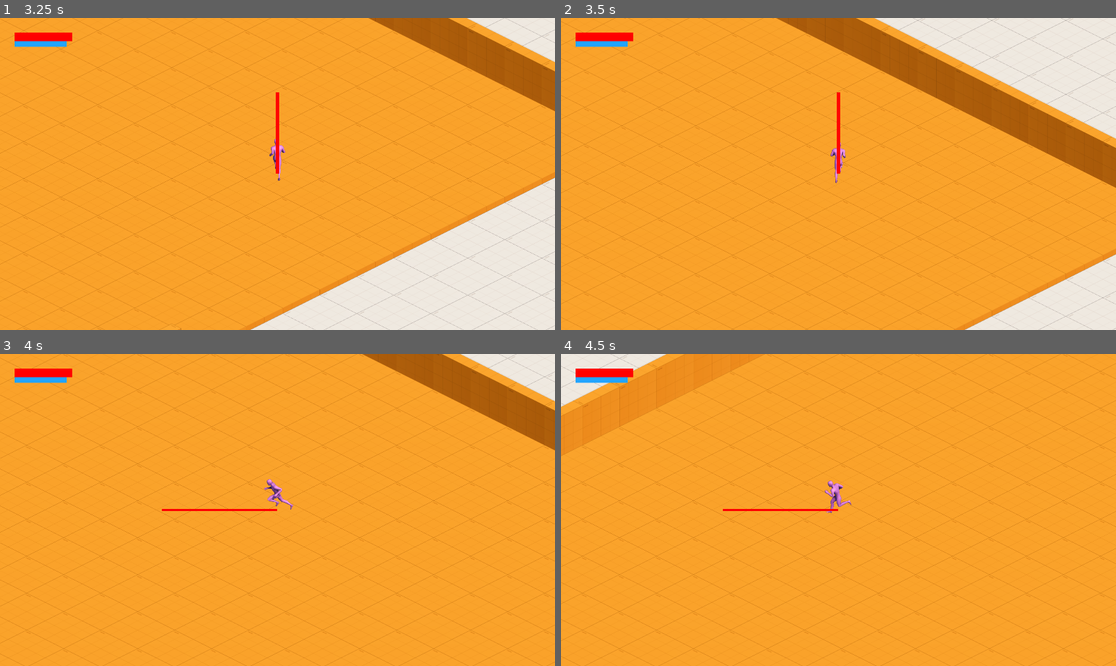
Above: before the commit, frames 1-4 (two rows, left to right).
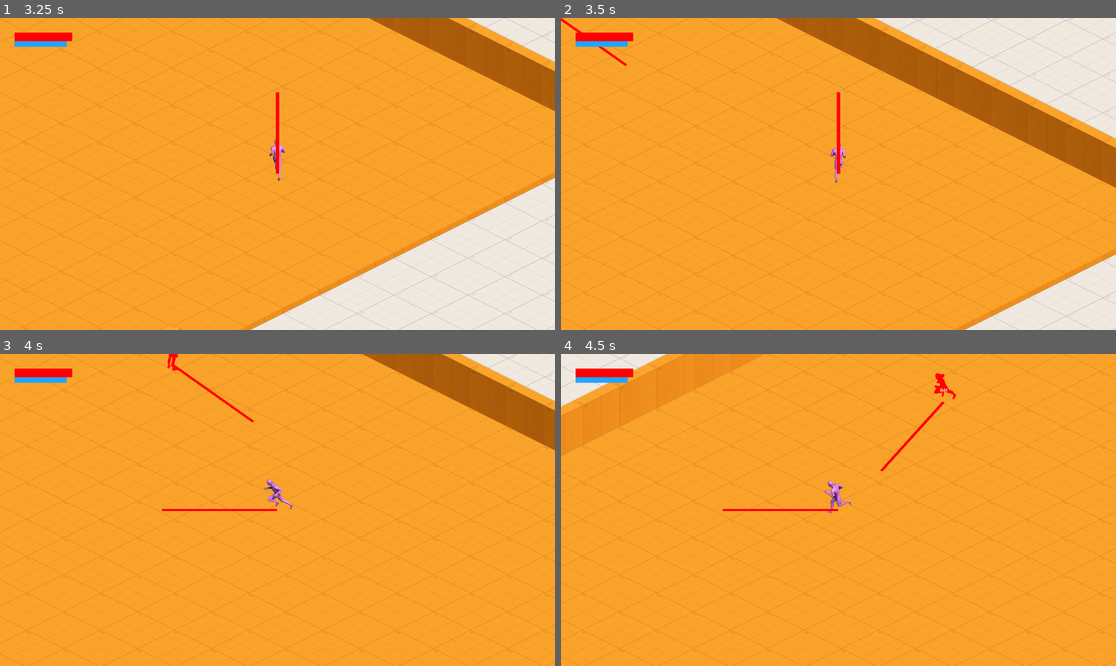
Above: after the commit, the same moments.

Repository: InjustFr/natures-champion
Game: Godot game, scene res://game.tscn
Two runs of this game, one before a commit and one after it. Both use one fixed random seed, a clock stepped at 60 frames per second and the inputs below.
Inputs (mouse positions are in pixels of both pictures, inside the frame that each line leads up to):
- Up to frame 1 (3.25 s): tap Enter at 0.5 s; move the mouse to (399, 158) at 0.52 s; hold D (move_right) 0.53-1.28 s; hold Space (dash) 0.53-1.28 s; tap R (transform) at 0.8, 1.35, 2.3 s; move the mouse to (166, 189) at 1.27 s; hold S (move_down) 1.28-2.03 s; tap Space (dash) at 1.55, 3.05 s; move the mouse to (333, 105) at 2.02 s; press the mouse at (333, 105) at 2.03 s; hold D (move_right) 2.03-2.78 s; move the mouse to (249, 236) at 2.77 s; release the mouse at (249, 236) at 2.78 s; hold W (move_up) from 2.78 s (still down); tap O (cast) at 2.85 s
- Up to frame 2 (3.5 s): keep holding W (move_up)
- Up to frame 3 (4 s): move the mouse to (444, 556) at 3.52 s; release W (move_up) at 3.53 s; hold A (move_left) from 3.53 s (still down); hold Space (dash) from 3.53 s (still down); tap R (transform) at 3.8 s
- Up to frame 4 (4.5 s): keep holding A (move_left); move the mouse to (672, 463) at 4.27 s; release Space (dash) at 4.28 s; tap E (interact) at 4.35 s

Frame 1 is identical in both runs. In frame 2, less than 0.1% of the frame differs, in the area x 0-12%, y 0-16%; in frame 3, 0.2%; in frame 4, 0.3%, in the area x 57-72%, y 6-38%.
Error before the commit: Invalid access to property or key 'speed' on a base object of type 'Nil'. (res://entities/player/components/dashing_component.gd:19)

Commit message:
feat(core): add enemy prototype

Diff:
--- a/entities/components/eight_direction_animated_sprite_component.gd
+++ b/entities/components/eight_direction_animated_sprite_component.gd
@@ -9,8 +9,6 @@
 
 
 func _ready() -> void:
-	@warning_ignore("return_value_discarded")
-	stats_component.stats_changed.connect(_on_stats_changed)
 	play()
 
 
@@ -28,9 +26,3 @@
 	index %= 8
 
 	return index
-
-
-@export var stats_component: StatsComponent
-
-func _on_stats_changed(new_stats: Stats) -> void:
-	sprite_frames = new_stats.texture
--- /dev/null
+++ b/entities/components/pathfinding_component.gd
@@ -0,0 +1,33 @@
+extends NavigationAgent2D
+
+
+class_name PathfindingComponent
+
+
+@export var velocity_component : VelocityComponent
+@export var speed_component : SpeedComponent
+@export var agent: Node2D
+
+var target : Vector2 = Vector2.INF
+
+
+func _ready() -> void:
+	@warning_ignore("return_value_discarded")
+	velocity_computed.connect(_safe_velocity_calculated)
+	max_speed = speed_component.speed
+
+
+func _physics_process(_delta: float) -> void:
+	if target == Vector2.INF:
+		return
+
+	target_position = target
+
+	var current_agent_position: Vector2 = agent.global_position
+	var next_path_position: Vector2 = get_next_path_position()
+
+	set_velocity(current_agent_position.direction_to(next_path_position) * speed_component.speed)
+
+
+func _safe_velocity_calculated(safe_velocity: Vector2) -> void:
+	velocity_component.velocity = safe_velocity
--- /dev/null
+++ b/entities/components/player_tracking_component.gd
@@ -0,0 +1,19 @@
+class_name PlayerTrackingComponent
+extends Node
+
+
+@export var orientation_component : OrientationComponent
+@export var velocity_component : VelocityComponent
+@export var agent: Node2D
+
+var target : Node2D
+
+
+func _process(_delta: float) -> void:
+	if is_instance_valid(target) and target is Player:
+		orientation_component.orientation = Utils.inverse_transform_matrix * (
+			target.global_position
+			- agent.global_position
+		)
+	else:
+		orientation_component.orientation = velocity_component.velocity
--- /dev/null
+++ b/entities/enemies/corrupted_hog/corrupted_hog.gd
@@ -0,0 +1,74 @@
+class_name CorruptedHog
+extends CharacterBody2D
+
+
+@onready var orientation_component: OrientationComponent = $OrientationComponent
+@onready var velocity_component: VelocityComponent = $VelocityComponent
+@onready var eight_direction_animated_sprite_component: EightDirectionAnimatedSpriteComponent = $EightDirectionAnimatedSpriteComponent
+@onready var player_detect_area_2d: Area2D = $PlayerDetectArea2D
+@onready var player_tracking_component: PlayerTrackingComponent = $PlayerTrackingComponent
+@onready var pathfinding_component: PathfindingComponent = $PathfindingComponent
+@onready var line_2d: Line2D = $Line2D
+
+var player: Player
+
+var state_machine: StateMachine = StateMachine.new()
+
+func _ready() -> void:
+	@warning_ignore("return_value_discarded")
+	player_detect_area_2d.body_entered.connect(_on_player_entered)
+	@warning_ignore("return_value_discarded")
+	player_detect_area_2d.body_exited.connect(_on_player_exited)
+
+	state_machine.add_state("idle", _idle, _idle_enter, Callable())
+	state_machine.add_state("follow", _follow, Callable(), Callable())
+	state_machine.set_initial_state("idle")
+
+
+func _process(_delta: float) -> void:
+	if player:
+		player_tracking_component.target = player
+		pathfinding_component.target = player.global_position
+
+
+func _physics_process(_delta: float) -> void:
+	line_2d.transform = Utils.transform_matrix * Transform2D(orientation_component.orientation.angle(), Vector2(0,0))
+	state_machine.update()
+
+	eight_direction_animated_sprite_component.animation_name = "idle"
+	if velocity:
+		eight_direction_animated_sprite_component.animation_name = "walk"
+
+	@warning_ignore("return_value_discarded")
+	move_and_slide()
+
+
+func _on_player_entered(body: Node2D) -> void:
+	if body is Player:
+		player = body
+		state_machine.change_state("follow")
+
+
+func _on_player_exited(body: Node2D) -> void:
+	if body is Player:
+		player = null
+		state_machine.change_state("idle")
+
+
+func _idle_enter() -> void:
+	velocity_component.velocity = Vector2(0,0)
+	velocity = Vector2(0,0)
+	player_tracking_component.target = null
+	pathfinding_component.target = Vector2.INF
+
+
+func _idle() -> void:
+	pass
+
+
+func _follow() -> void:
+	if player:
+		player_tracking_component.target = player
+		pathfinding_component.target = player.global_position
+
+	velocity = velocity_component.velocity
--- /dev/null
+++ b/entities/enemies/corrupted_hog/corrupted_hog.tscn
@@ -0,0 +1,161 @@
+[gd_scene load_steps=20 format=3 uid="uid://dh3c23gc22bw0"]
+
+[ext_resource type="Script" path="res://entities/components/orientation_component.gd" id="1_gs01y"]
+[ext_resource type="Script" path="res://entities/enemies/corrupted_hog/corrupted_hog.gd" id="1_jsgx0"]
+[ext_resource type="Script" path="res://entities/components/speed_component.gd" id="2_ogfgn"]
+[ext_resource type="Script" path="res://entities/components/velocity_component.gd" id="2_so3sr"]
+[ext_resource type="SpriteFrames" uid="uid://cw03e80wm2qf1" path="res://entities/player/assets/player.tres" id="3_oya5j"]
+[ext_resource type="Script" path="res://entities/components/eight_direction_animated_sprite_component.gd" id="4_rl64h"]
+[ext_resource type="Script" path="res://entities/components/resource_component.gd" id="5_r8mxg"]
+[ext_resource type="Script" path="res://entities/components/hurtbox_component.gd" id="6_5bdfu"]
+[ext_resource type="Script" path="res://entities/components/damage_component.gd" id="7_lprm3"]
+[ext_resource type="Script" path="res://entities/components/player_tracking_component.gd" id="10_ssgwl"]
+[ext_resource type="Script" path="res://entities/components/pathfinding_component.gd" id="11_jogcr"]
+
+[sub_resource type="CircleShape2D" id="CircleShape2D_bbb5o"]
+radius = 29.0172
+
+[sub_resource type="VisualShaderNodeColorOp" id="VisualShaderNodeColorOp_7xj3m"]
+output_port_for_preview = 0
+default_input_values = [0, Vector3(255, 0, 0), 1, Vector3(0, 0, 0)]
+expanded_output_ports = [0]
+
+[sub_resource type="VisualShaderNodeInput" id="VisualShaderNodeInput_ohtdp"]
+input_name = "color"
+
+[sub_resource type="VisualShaderNodeVectorOp" id="VisualShaderNodeVectorOp_xl46d"]
+operator = 2
+
+[sub_resource type="VisualShader" id="VisualShader_m8cr2"]
+code = "shader_type canvas_item;
+render_mode blend_mix;
+
+
+
+
+void fragment() {
+// Input:3
+	vec4 n_out3p0 = COLOR;
+
+
+// ColorOp:2
+	vec3 n_in2p0 = vec3(255.00000, 0.00000, 0.00000);
+	vec3 n_in2p1 = vec3(0.00000, 0.00000, 0.00000);
+	vec3 n_out2p0 = vec3(1.0) - (vec3(1.0) - n_in2p0) * (vec3(1.0) - n_in2p1);
+
+
+// VectorOp:4
+	vec3 n_out4p0 = vec3(n_out3p0.xyz) * n_out2p0;
+
+
+// Output:0
+	COLOR.rgb = n_out4p0;
+
+
+}
+"
+mode = 1
+flags/light_only = false
+nodes/fragment/2/node = SubResource("VisualShaderNodeColorOp_7xj3m")
+nodes/fragment/2/position = Vector2(-1020, 500)
+nodes/fragment/3/node = SubResource("VisualShaderNodeInput_ohtdp")
+nodes/fragment/3/position = Vector2(-1140, 240)
+nodes/fragment/4/node = SubResource("VisualShaderNodeVectorOp_xl46d")
+nodes/fragment/4/position = Vector2(-464.621, 180.27)
+nodes/fragment/connections = PackedInt32Array(2, 0, 4, 1, 3, 0, 4, 0, 4, 0, 0, 0)
+
+[sub_resource type="ShaderMaterial" id="ShaderMaterial_kb42j"]
+shader = SubResource("VisualShader_m8cr2")
+
+[sub_resource type="CapsuleShape2D" id="CapsuleShape2D_t51wo"]
+radius = 39.0
+height = 162.0
+
+[sub_resource type="CapsuleShape2D" id="CapsuleShape2D_8gu72"]
+radius = 32.0
+height = 74.0
+
+[node name="CorruptedHog" type="CharacterBody2D"]
+collision_layer = 4
+collision_mask = 3
+script = ExtResource("1_jsgx0")
+
+[node name="CollisionShape2D" type="CollisionShape2D" parent="."]
+position = Vector2(0, 10)
+shape = SubResource("CircleShape2D_bbb5o")
+
+[node name="SpeedComponent" type="Node" parent="."]
+script = ExtResource("2_ogfgn")
+speed = 400.0
+
+[node name="OrientationComponent" type="Node" parent="."]
+script = ExtResource("1_gs01y")
+
+[node name="VelocityComponent" type="Node" parent="."]
+script = ExtResource("2_so3sr")
+
+[node name="PlayerTrackingComponent" type="Node" parent="." node_paths=PackedStringArray("orientation_component", "velocity_component", "agent")]
+script = ExtResource("10_ssgwl")
+orientation_component = NodePath("../OrientationComponent")
+velocity_component = NodePath("../VelocityComponent")
+agent = NodePath("..")
+
+[node name="PathfindingComponent" type="NavigationAgent2D" parent="." node_paths=PackedStringArray("velocity_component", "speed_component", "agent")]
+target_desired_distance = 50.0
+avoidance_enabled = true
+script = ExtResource("11_jogcr")
+velocity_component = NodePath("../VelocityComponent")
+speed_component = NodePath("../SpeedComponent")
+agent = NodePath("..")
+
+[node name="EightDirectionAnimatedSpriteComponent" type="AnimatedSprite2D" parent="." node_paths=PackedStringArray("_orientation_component")]
+material = SubResource("ShaderMaterial_kb42j")
+position = Vector2(0, -178)
+sprite_frames = ExtResource("3_oya5j")
+animation = &"idle0"
+script = ExtResource("4_rl64h")
+_orientation_component = NodePath("../OrientationComponent")
+zero_vector = Vector2(0, -1)
+
+[node name="ResourceComponent" type="Node" parent="."]
+script = ExtResource("5_r8mxg")
+value_max = 10
+
+[node name="HurtboxComponent" type="Area2D" parent="." node_paths=PackedStringArray("health_component")]
+collision_layer = 0
+collision_mask = 2
+script = ExtResource("6_5bdfu")
+health_component = NodePath("../ResourceComponent")
+
+[node name="CollisionShape2D" type="CollisionShape2D" parent="HurtboxComponent"]
+position = Vector2(1, -41)
+shape = SubResource("CapsuleShape2D_t51wo")
+
+[node name="DamageComponent" type="Area2D" parent="."]
+collision_layer = 4
+collision_mask = 0
+script = ExtResource("7_lprm3")
+damage = 5
+
+[node name="CollisionShape2D" type="CollisionShape2D" parent="DamageComponent"]
+position = Vector2(3, -11)
+shape = SubResource("CapsuleShape2D_8gu72")
+
+[node name="Label" type="Label" parent="."]
+offset_left = -19.0
+offset_top = -53.0
+offset_right = 21.0
+offset_bottom = -30.0
+text = "C.H"
+horizontal_alignment = 1
+
+[node name="PlayerDetectArea2D" type="Area2D" parent="."]
+collision_layer = 0
+collision_mask = 2
+
+[node name="CollisionPolygon2D" type="CollisionPolygon2D" parent="PlayerDetectArea2D"]
+polygon = PackedVector2Array(-1024, 0, -886, -256, -724, -362, -512, -444, 0, -512, 512, -444, 724, -362, 886, -256, 1024, 0, 886, 256, 724, 362, 512, 444, 0, 512, -512, 444, -724, 362, -886, 256)
+
+[node name="Line2D" type="Line2D" parent="."]
+points = PackedVector2Array(0, 0, 400, 0)
+default_color = Color(1, 0, 0, 1)
--- a/entities/player/components/dashing_component.gd
+++ b/entities/player/components/dashing_component.gd
@@ -1,7 +1,7 @@
 class_name DashingComponent
 extends Timer
 
-@export var speed_component: SpeedComponent
+@export var stats_component: StatsComponent
 
 @export var dash_multiplier: float = 1.5;
 
@@ -16,9 +16,9 @@
 		_start_dash()
 
 func _start_dash() -> void:
-	speed_component.speed = speed_component.speed * dash_multiplier
+	stats_component.stats.speed = stats_component.stats.speed * dash_multiplier
 	start()
 
 
 func _end_dash() -> void:
-	speed_component.speed = speed_component.speed / dash_multiplier
+	stats_component.stats.speed = stats_component.stats.speed / dash_multiplier
--- a/entities/player/components/stats_component.gd
+++ b/entities/player/components/stats_component.gd
@@ -14,6 +14,10 @@
 
 var stats_upgrade: Array[Stats] = []
 var form_stats_upgrade: Array[Stats] = []
+
+
+func _ready() -> void:
+	stats_changed.emit(_calculate_stats())
 
 
 func _calculate_stats() -> Stats:
--- a/entities/player/components/weapon_component.gd
+++ b/entities/player/components/weapon_component.gd
@@ -10,6 +10,7 @@
 func _ready() -> void:
 	@warning_ignore("return_value_discarded")
 	stats_component.stats_changed.connect(_on_stats_changed)
+	_on_stats_changed(stats_component.stats)
 
 
 func _unhandled_input(event: InputEvent) -> void:
--- a/entities/player/player.gd
+++ b/entities/player/player.gd
@@ -10,6 +10,12 @@
 @onready var eight_direction_animated_sprite_component: EightDirectionAnimatedSpriteComponent = %EightDirectionAnimatedSpriteComponent
 @onready var player_upgrades_component: PlayerUpgradesComponent = $PlayerUpgradesComponent
 @onready var speed_upgrade: PlayerUpgrade = preload("res://entities/player/upgrades/speed_upgrade.tres")
+@onready var stats_component: StatsComponent = $StatsComponent
+
+
+func _ready() -> void:
+	@warning_ignore("return_value_discarded")
+	stats_component.stats_changed.connect(_on_stats_changed)
 
 func _physics_process(_delta: float) -> void:
 	line.transform = Utils.transform_matrix * Transform2D(orientation_component.orientation.angle(), Vector2(0,0))
@@ -25,3 +31,7 @@
 
 	@warning_ignore("return_value_discarded")
 	move_and_slide()
+
+
+func _on_stats_changed(new_stats: Stats) -> void:
+	eight_direction_animated_sprite_component.sprite_frames = new_stats.texture
--- a/entities/player/player.tscn
+++ b/entities/player/player.tscn
@@ -61,7 +61,7 @@
 
 [node name="Camera2D" type="Camera2D" parent="."]
 
-[node name="EightDirectionAnimatedSpriteComponent" type="AnimatedSprite2D" parent="." node_paths=PackedStringArray("_orientation_component", "stats_component")]
+[node name="EightDirectionAnimatedSpriteComponent" type="AnimatedSprite2D" parent="." node_paths=PackedStringArray("_orientation_component")]
 unique_name_in_owner = true
 position = Vector2(0, -178)
 sprite_frames = ExtResource("2_mdhno")
@@ -69,7 +69,6 @@
 script = ExtResource("3_hxrpy")
 _orientation_component = NodePath("../OrientationComponent")
 zero_vector = Vector2(0, -1)
-stats_component = NodePath("../StatsComponent")
 
 [node name="AnimalTransformComponent" parent="." node_paths=PackedStringArray("stats_component") instance=ExtResource("14_mm6ol")]
 animal_transform = ExtResource("15_v8onr")
@@ -79,11 +78,12 @@
 script = ExtResource("5_2tj72")
 stats = ExtResource("6_8nrwu")
 
-[node name="DashingComponent" type="Timer" parent="."]
+[node name="DashingComponent" type="Timer" parent="." node_paths=PackedStringArray("stats_component")]
 process_callback = 0
 wait_time = 0.15
 one_shot = true
 script = ExtResource("91_etbmg")
+stats_component = NodePath("../StatsComponent")
 dash_multiplier = 4.0
 
 [node name="PlayerInputComponent" type="Node" parent="." node_paths=PackedStringArray("orientation_component", "velocity_component", "stats_component")]
@@ -107,6 +107,16 @@
 
 [node name="ManaComponent" type="Node" parent="."]
 script = ExtResource("10_ctqtp")
+
+[node name="WeaponComponent" type="Node" parent="." node_paths=PackedStringArray("spawning_entity", "stats_component")]
+script = ExtResource("13_6elsm")
+spawning_entity = NodePath("..")
+stats_component = NodePath("../StatsComponent")
+
+[node name="PlayerUpgradesComponent" type="Node" parent="." node_paths=PackedStringArray("stats_component", "player")]
+script = ExtResource("16_h4ngf")
+stats_component = NodePath("../StatsComponent")
+player = NodePath("..")
 
 [node name="GUI" type="Control" parent="."]
 layout_mode = 3
@@ -156,13 +166,3 @@
 show_percentage = false
 script = ExtResource("11_wy6bw")
 resource_component = NodePath("../../../../ManaComponent")
-
-[node name="WeaponComponent" type="Node" parent="." node_paths=PackedStringArray("spawning_entity", "stats_component")]
-script = ExtResource("13_6elsm")
-spawning_entity = NodePath("..")
-stats_component = NodePath("../StatsComponent")
-
-[node name="PlayerUpgradesComponent" type="Node" parent="." node_paths=PackedStringArray("stats_component", "player")]
-script = ExtResource("16_h4ngf")
-stats_component = NodePath("../StatsComponent")
-player = NodePath("..")
--- a/entities/player/upgrades/speed_upgrade.tres
+++ b/entities/player/upgrades/speed_upgrade.tres
@@ -8,12 +8,14 @@
 speed = 0.0
 bonus_damage = 0.0
 bonus_secondary_damage = 0.0
+transformation_stats = false
 
 [sub_resource type="Resource" id="Resource_bh0nl"]
 script = ExtResource("1_lqo3e")
 speed = 600.0
 bonus_damage = 0.0
 bonus_secondary_damage = 0.0
+transformation_stats = false
 
 [resource]
 script = ExtResource("1_o2igc")
--- a/entities/projectiles/staff_projectile/staff_projectile.tscn
+++ b/entities/projectiles/staff_projectile/staff_projectile.tscn
@@ -3,7 +3,7 @@
 [ext_resource type="Script" path="res://entities/projectiles/staff_projectile/staff_projectile.gd" id="1_8dshf"]
 [ext_resource type="Script" path="res://entities/components/velocity_component.gd" id="1_kbsve"]
 [ext_resource type="Script" path="res://entities/components/damage_component.gd" id="1_oqvum"]
-[ext_resource type="Script" path="res://entities/player/components/speed_component.gd" id="2_pgvay"]
+[ext_resource type="Script" path="res://entities/components/speed_component.gd" id="2_pgvay"]
 [ext_resource type="Script" path="res://entities/components/orientation_component.gd" id="3_qfwed"]
 [ext_resource type="Script" path="res://entities/projectiles/components/straight_movement_component.gd" id="5_0dewo"]
 
--- /dev/null
+++ b/misc/state_machine.gd
@@ -0,0 +1,66 @@
+class_name StateMachine
+extends Node
+
+
+class StateFlow:
+	var state_name: String:
+		get:
+			return state_name
+	var state: Callable:
+		get:
+			return state
+	var enter_state: Callable:
+		get:
+			return enter_state
+	var leave_state: Callable:
+		get:
+			return leave_state
+
+	func _init(p_state_name: String, p_state: Callable, p_enter_state: Callable, p_leave_state: Callable) -> void:
+		state_name = p_state_name
+		state = p_state
+		enter_state = p_enter_state
+		leave_state = p_leave_state
+
+
+var current_state_name: String = ""
+var current_state: Callable = Callable()
+var states: Dictionary = {}
+
+
+func add_state(state_name: String, state: Callable, enter_state: Callable, leave_state: Callable) -> void:
+	var state_flow: StateFlow = StateFlow.new(state_name, state, enter_state, leave_state)
+	states[state_name] = state_flow
+
+
+func set_state(state_flow: StateFlow) -> void:
+	if current_state:
+		var old_state_flow: StateFlow = states.get(current_state_name)
+		if old_state_flow and old_state_flow.leave_state and old_state_flow.leave_state.get_object():
+			old_state_flow.leave_state.call()
+
+	current_state = state_flow.state
+	current_state_name = state_flow.state_name
+
+	if state_flow.enter_state and state_flow.enter_state.get_object():
+		state_flow.enter_state.call()
+
+
+func change_state(state: String) -> void:
+	var state_flow: StateFlow = states.get(state)
+	if state_flow:
+		Callable(func() -> void: set_state(state_flow)).call_deferred()
+
+
+func set_initial_state(state: String) -> void:
+	var state_flow: StateFlow = states.get(state)
+	if state_flow:
+		set_state(state_flow)
+
+
+func get_current_state() -> Callable:
+	return current_state
+
+
+func update() -> void:
+	current_state.call()
--- a/stages/room.tscn
+++ b/stages/room.tscn
@@ -1,14 +1,23 @@
-[gd_scene load_steps=5 format=4 uid="uid://dfhwn2og55nd5"]
+[gd_scene load_steps=7 format=4 uid="uid://dfhwn2og55nd5"]
 
 [ext_resource type="Script" path="res://stages/room.gd" id="1_ss476"]
 [ext_resource type="TileSet" uid="uid://d0wef7s7aqcwl" path="res://assets/tileset.tres" id="1_uwffs"]
 [ext_resource type="Script" path="res://stages/entry_point.gd" id="3_dqjga"]
 [ext_resource type="PackedScene" uid="uid://nryj5l57knym" path="res://stages/exit_point.tscn" id="4_p5yna"]
+[ext_resource type="PackedScene" uid="uid://dh3c23gc22bw0" path="res://entities/enemies/corrupted_hog/corrupted_hog.tscn" id="5_djjvq"]
+
+[sub_resource type="NavigationPolygon" id="NavigationPolygon_kis53"]
+vertices = PackedVector2Array(2154.67, -15.0078, -0.960938, 1063.79, -2148.7, -29.8594, 3.96094, -1093.83)
+polygons = Array[PackedInt32Array]([PackedInt32Array(0, 1, 2, 3)])
+outlines = Array[PackedVector2Array]([PackedVector2Array(-2171, -30, 4, -1105, 2177, -15, -1, 1075)])
 
 [node name="Room" type="Node2D" node_paths=PackedStringArray("entry_points", "exit_points")]
 script = ExtResource("1_ss476")
 entry_points = [NodePath("EntryPoint1"), NodePath("EntryPoint2")]
 exit_points = [NodePath("ExitPoint"), NodePath("ExitPoint2")]
+
+[node name="NavigationRegion2D" type="NavigationRegion2D" parent="."]
+navigation_polygon = SubResource("NavigationPolygon_kis53")
 
 [node name="Map" type="Node2D" parent="."]
 y_sort_enabled = true
@@ -40,3 +49,6 @@
 
 [node name="ExitPoint2" parent="." instance=ExtResource("4_p5yna")]
 position = Vector2(-422, -897)
+
+[node name="CorruptedHog" parent="." instance=ExtResource("5_djjvq")]
+position = Vector2(-11, -749)
Binary file added: assets/player.aseprite
Renamed: entities/player/components/speed_component.gd -> entities/components/speed_component.gd
